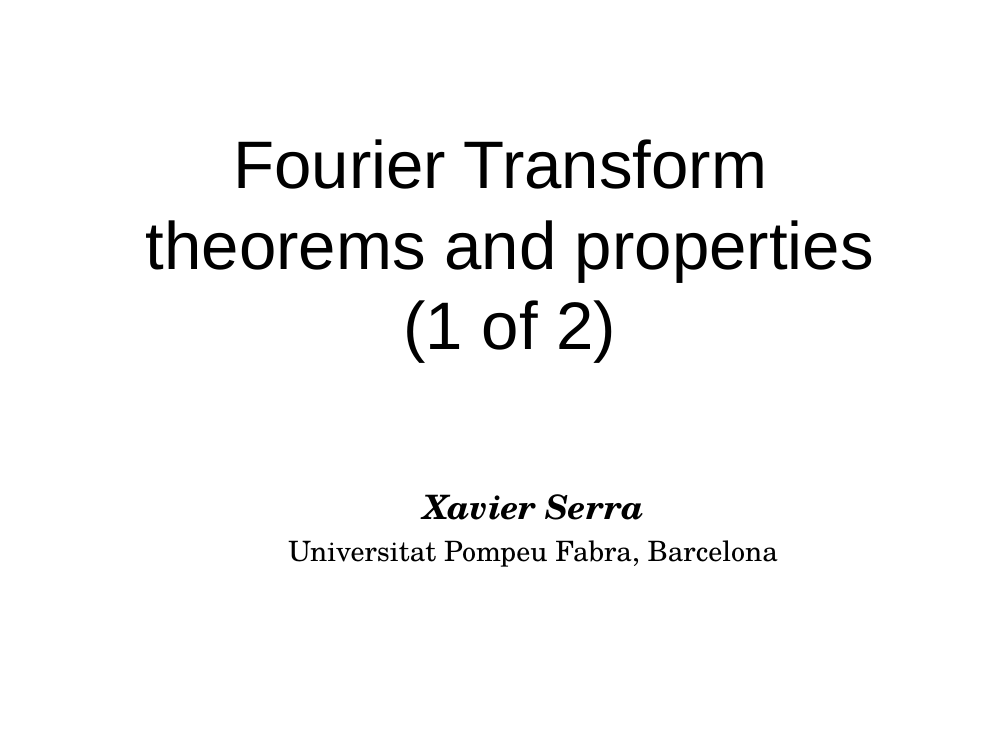
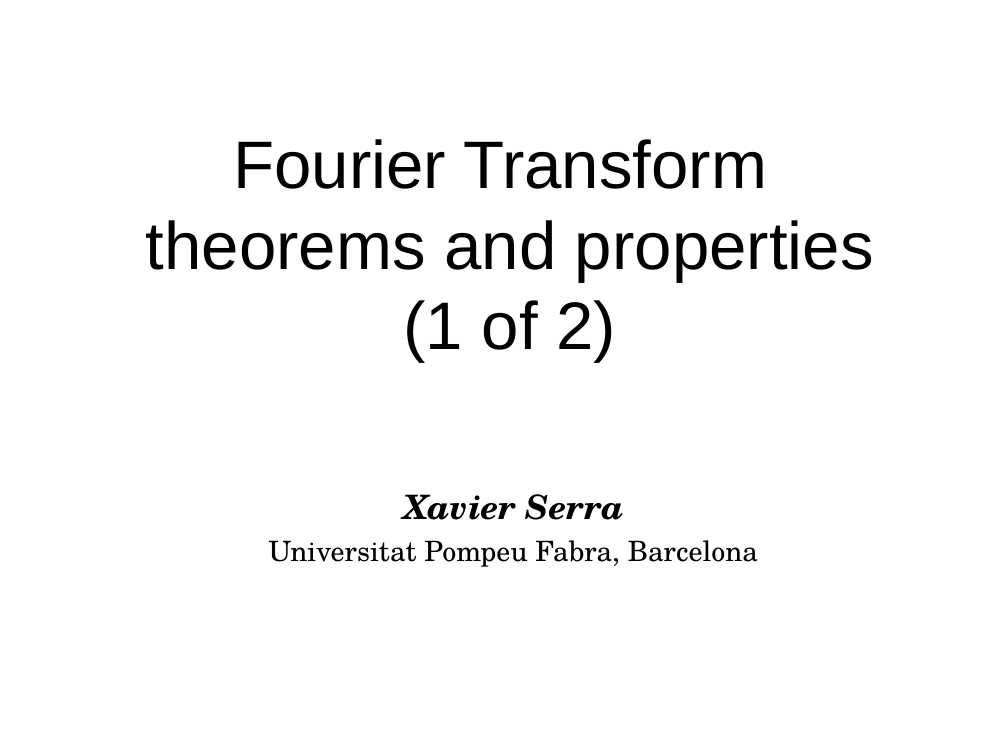
Before and after one commit to MTG/sms-tools, a slide deck: slide 1 of lectures/3-Fourier-theorems/Fourier-theorems-1.odp. Drawn at 1008x756 pixels with LibreOffice and Linux fonts; fonts in the diff are those of the drawing. Boxes give left, top, right and bottom in pixels: in the first picture for what was removed or moved away, otherwise in the second. Text is boxed around its words. In the diff, an @@ line names an element or a change of style, - is before the commit and + after.

```diff
--- a/lectures/3-Fourier-theorems/Fourier-theorems-1.odp
+++ b/lectures/3-Fourier-theorems/Fourier-theorems-1.odp
@@ text "Xavier Serra": place and size @@
-text "Xavier Serra" at [288, 494, 778, 567]
+text "Xavier Serra" at [269, 494, 758, 567]
```
Also in this commit, not shown: 2 other slides changed, 3 slides added, 3 slides removed, 27 other files.
